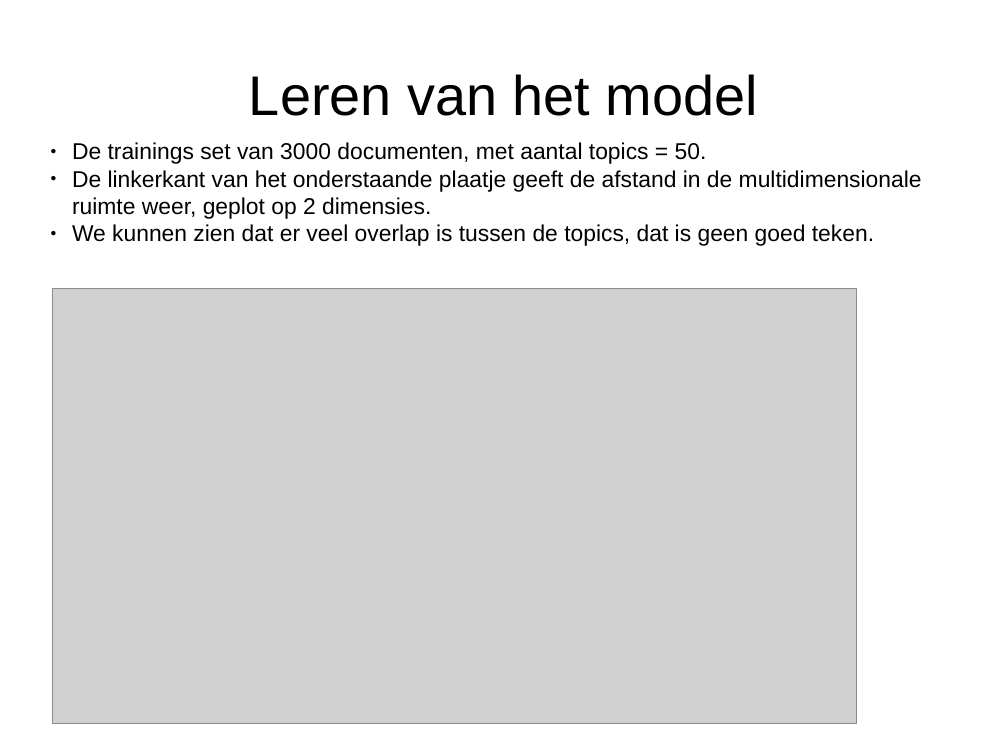
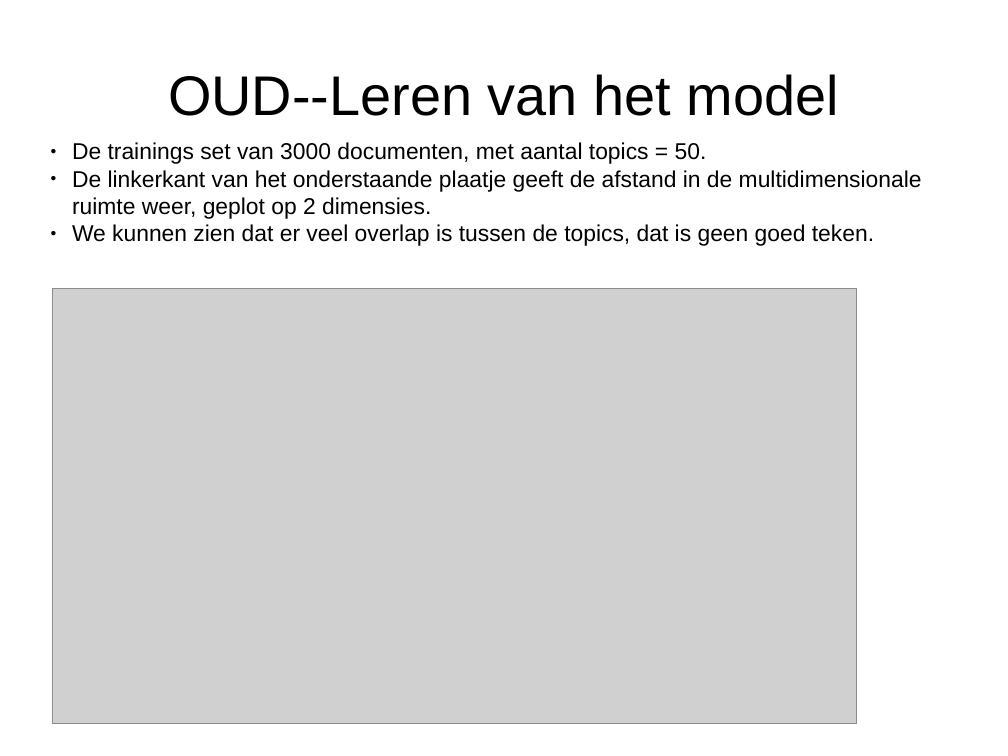
Before and after one commit to drisstaibi/cdsp_opdracht, a slide deck: slide 10 of cdsp_2018.pptx. Drawn at 1008x756 pixels with LibreOffice and Linux fonts; fonts in the diff are those of the drawing; grey boxes stand for pictures. Boxes give left, top, right and bottom in pixels: in the first picture for what was removed or moved away, otherwise in the second. Text is boxed around its words. In the diff, an @@ line names an element or a change of style, - is before the commit and + after.

```diff
--- a/cdsp_2018.pptx
+++ b/cdsp_2018.pptx
@@ text at <box>168,74,838,116</box>: text changed @@
-Leren van het model
+OUD--Leren van het model
```
Also in this commit, not shown: 3 other slides changed, 1 slide added.
